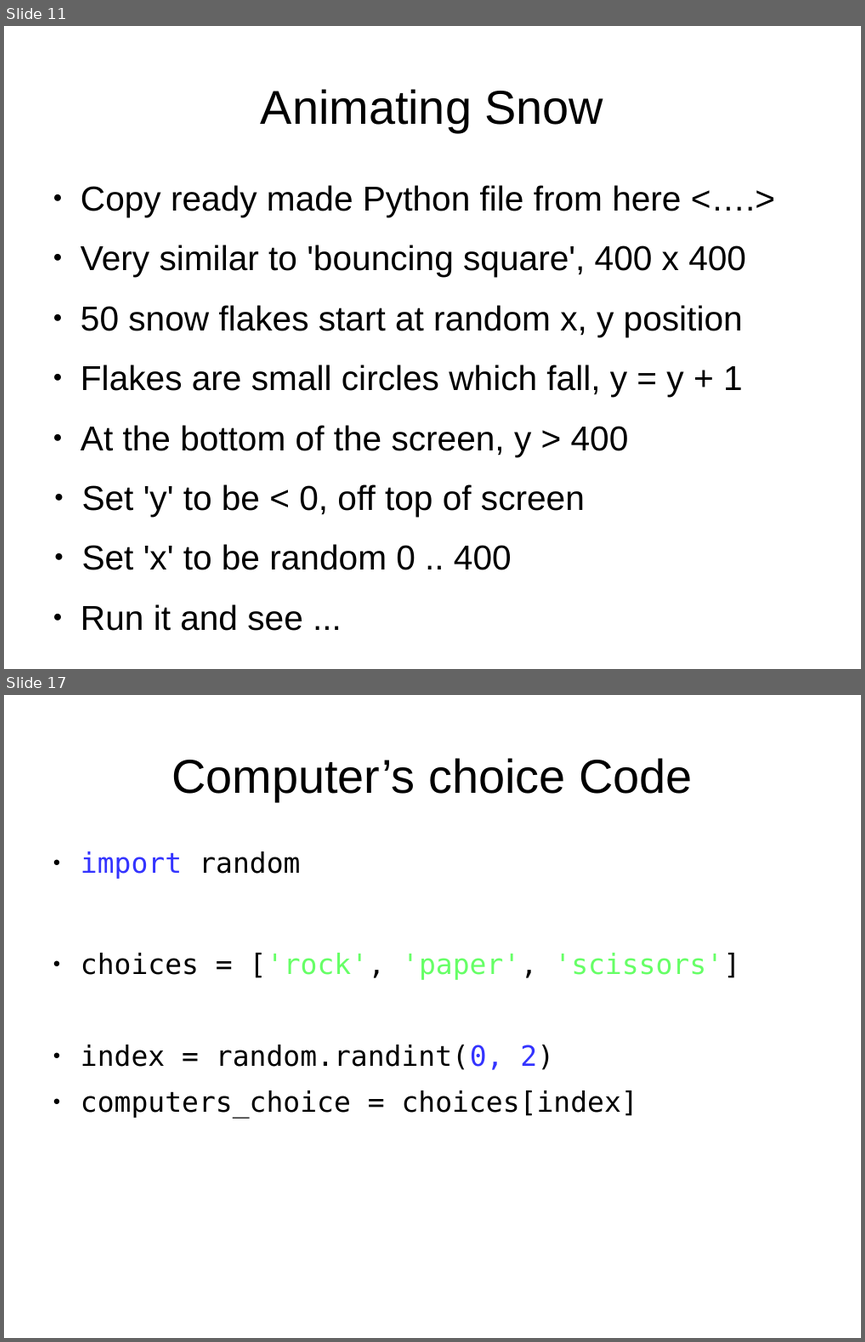
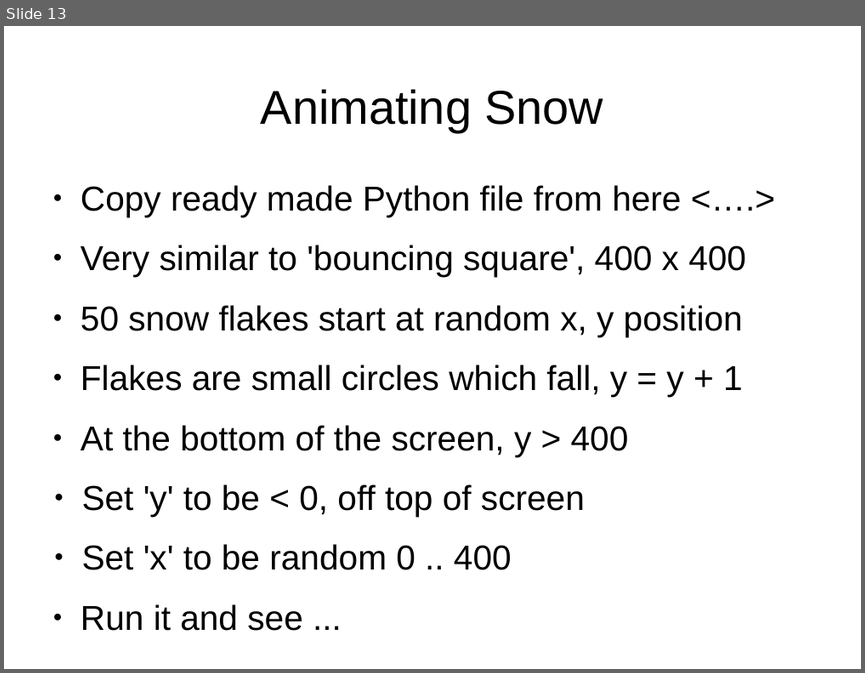
Before and after one commit to timzhood/python-rock, a slide deck: docs/bouncing_rectangle.odp. Shown one above the other, each under a label of ours: slides 11 and 17 before the commit, slide 13 after it; the slides between them are not shown. The pictures are 865x1342 and 865x673 pixels, drawn with LibreOffice and Linux fonts; fonts in the diff are those of the drawing. Boxes give left, top, right and bottom in pixels: in the first picture for what was removed or moved away, otherwise in the second. Text is boxed around its words. In the diff, an @@ line names an element or a change of style, - is before the commit and + after.

```diff
--- a/docs/bouncing_rectangle.odp
+++ b/docs/bouncing_rectangle.odp
@@ slide 17 removed at [4, 695, 861, 1338], background #FFFFFF @@
@@ text removed at [171, 758, 692, 801] @@
-Computer’s choice Code
@@ text removed at [80, 851, 740, 1117] @@
-● import random
-● choices = ['rock', 'paper', 'scissors']
-● index = random.randint(0, 2)
-● computers_choice = choices[index]
@@ what was slide 11 is now slide 13 @@
```
Also in this commit, not shown: 2 slides added, 17 other slides removed, 2 other files.
